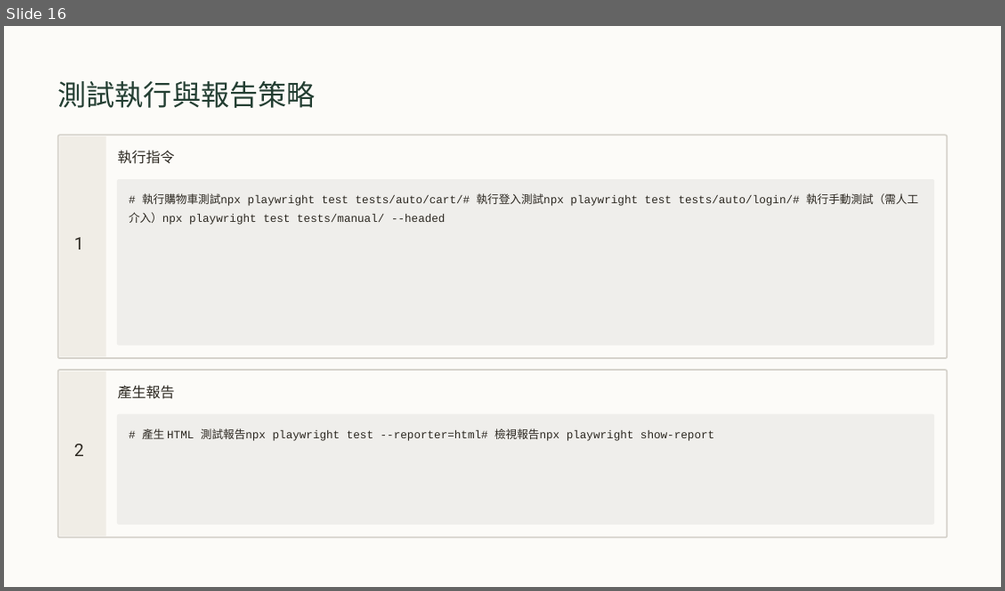
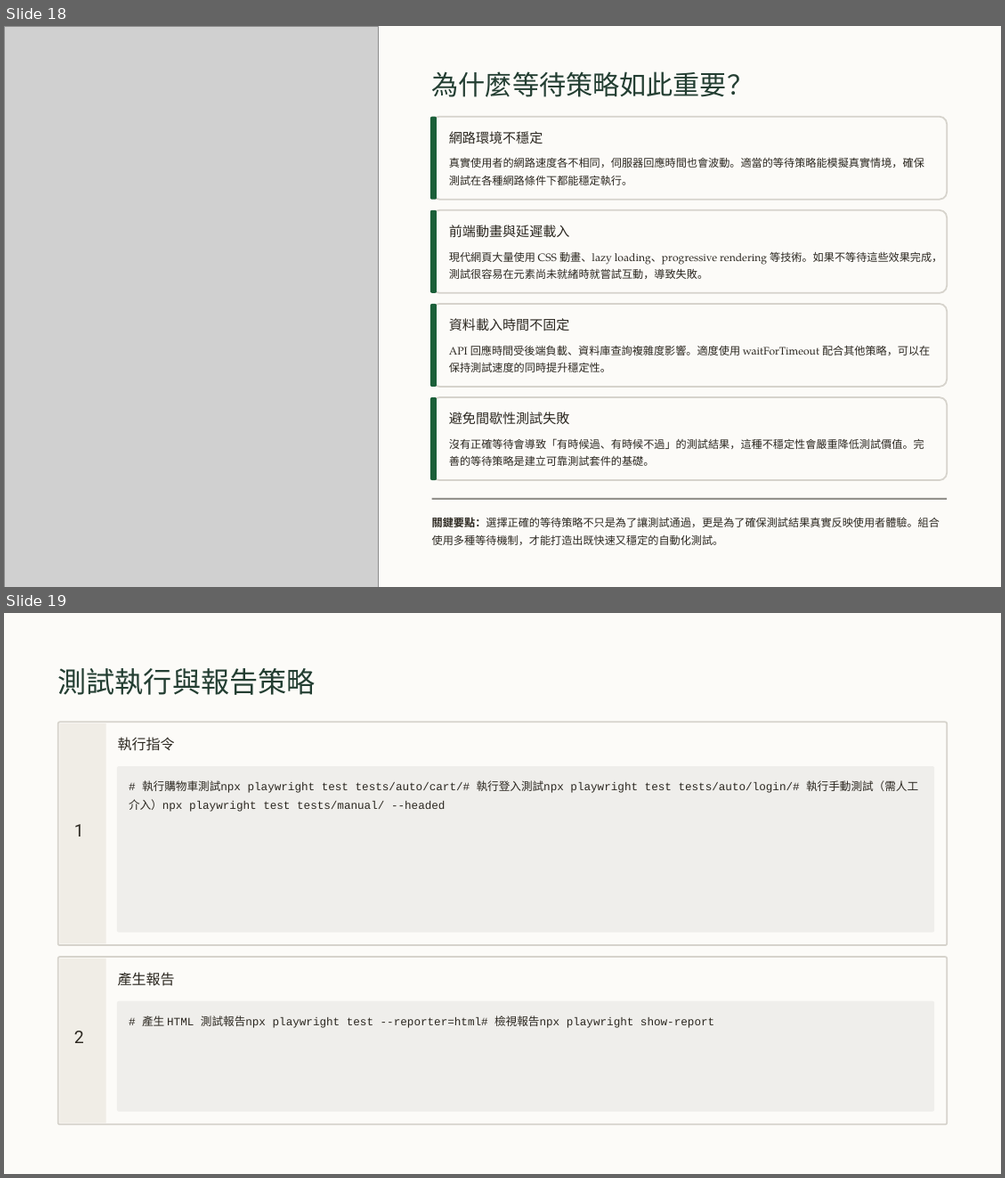
Before and after one commit to howie0721/E2E_web_test_plan, a slide deck: docs/E2E_test_plan/E2E_test_cases.pptx. Shown one above the other, each under a label of ours: slide 16 before the commit, slides 18 and 19 after it. The pictures are 1005x591 and 1005x1178 pixels, drawn with LibreOffice and Linux fonts; fonts in the diff are those of the drawing; grey boxes stand for pictures. Boxes give left, top, right and bottom in pixels: in the first picture for what was removed or moved away, otherwise in the second. Text is boxed around its words. In the diff, an @@ line names an element or a change of style, - is before the commit and + after.

```diff
--- a/docs/E2E_test_plan/E2E_test_cases.pptx
+++ b/docs/E2E_test_plan/E2E_test_cases.pptx
@@ slide 18 added at bbox=[4, 26, 1001, 587], background #000000; not listed: 1 template element that a slide beside it also shows @@
@@ picture added at bbox=[4, 26, 378, 587] @@
@@ text added at bbox=[432, 71, 753, 97], 31 pt, text #233E32 @@
+為什麼等待策略如此重要？
@@ rounded rectangle added at bbox=[430, 117, 437, 200], fill #1B5F39 @@
@@ rounded rectangle added at bbox=[432, 117, 947, 200], fill #FCFBF8, outline #D6D3CC 1.8 pt @@
@@ text added at bbox=[449, 131, 542, 144], 15.5 pt, text #2C2821 @@
+網路環境不穩定
@@ text added at bbox=[449, 157, 924, 185], 12.5 pt, text #2C2821 @@
+真實使用者的網路速度各不相同，伺服器回應時間也會波動。適當的等待策略能模擬真實情境，確保測試在各種網路條件下都能穩定執行。
@@ rounded rectangle added at bbox=[430, 209, 437, 293], fill #1B5F39 @@
@@ rounded rectangle added at bbox=[432, 209, 947, 293], fill #FCFBF8, outline #D6D3CC 1.8 pt @@
@@ text added at bbox=[449, 224, 570, 238], 15.5 pt, text #2C2821 @@
+前端動畫與延遲載入
@@ text added at bbox=[449, 252, 942, 279], 12.5 pt, text #2C2821 @@
+現代網頁大量使用 CSS 動畫、lazy loading、progressive rendering 等技術。如果不等待這些效果完成，測試很容易在元素尚未就緒時就嘗試互動，導致失敗。
@@ rounded rectangle added at bbox=[430, 304, 437, 386], fill #1B5F39 @@
@@ rounded rectangle added at bbox=[432, 304, 947, 386], fill #FCFBF8, outline #D6D3CC 1.8 pt @@
@@ text added at bbox=[449, 318, 570, 331], 15.5 pt, text #2C2821 @@
+資料載入時間不固定
@@ text added at bbox=[449, 346, 930, 372], 12.5 pt, text #2C2821 @@
+API 回應時間受後端負載、資料庫查詢複雜度影響。適度使用 waitForTimeout 配合其他策略，可以在保持測試速度的同時提升穩定性。
@@ rounded rectangle added at bbox=[430, 397, 437, 480], fill #1B5F39 @@
@@ rounded rectangle added at bbox=[432, 397, 947, 480], fill #FCFBF8, outline #D6D3CC 1.8 pt @@
@@ text added at bbox=[449, 411, 570, 425], 15.5 pt, text #2C2821 @@
+避免間歇性測試失敗
@@ text added at bbox=[449, 438, 924, 466], 12.5 pt, text #2C2821 @@
+沒有正確等待會導致「有時候過、有時候不過」的測試結果，這種不穩定性會嚴重降低測試價值。完善的等待策略是建立可靠測試套件的基礎。
@@ rectangle added at bbox=[432, 498, 947, 499], fill #2C2821 at 50% opacity @@
@@ text added at bbox=[432, 516, 939, 545], 12.5 pt, text #2C2821 @@
+關鍵要點：選擇正確的等待策略不只是為了讓測試通過，更是為了確保測試結果真實反映使用者體驗。組合使用多種等待機制，才能打造出既快速又穩定的自動化測試。
@@ what was slide 16 is now slide 19 @@
```
Also in this commit, not shown: 2 other slides added, 8 other files.
